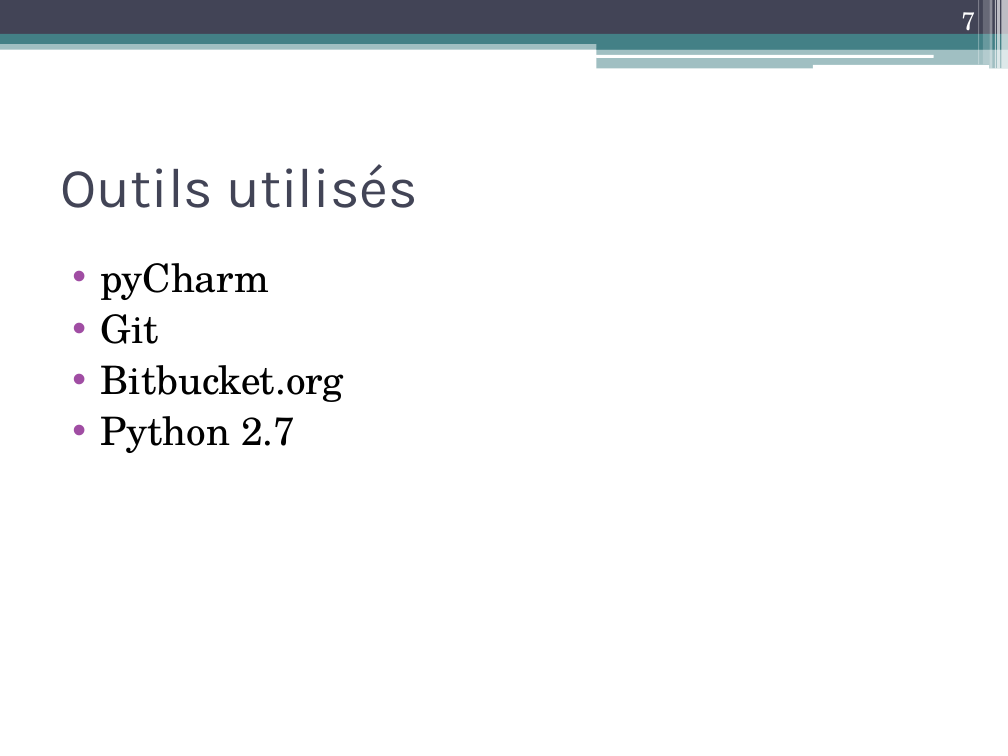
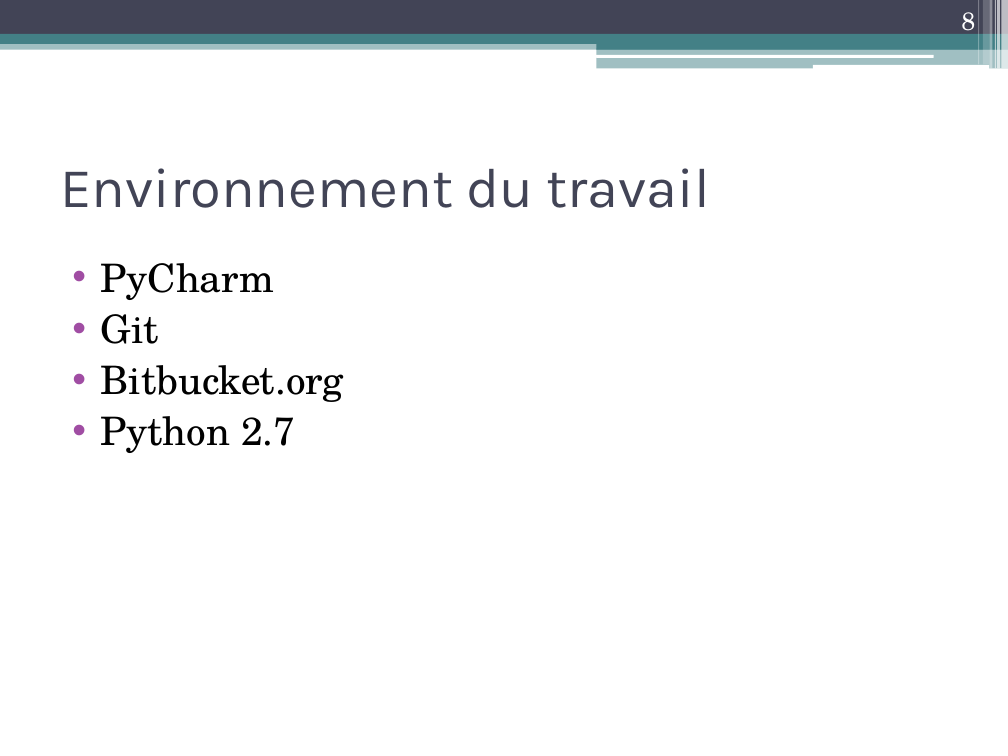
Before and after one commit to anunnakian/db2file, a slide deck: slide 8 of docs/dataMigrator.pptx (slide 7 before the commit). Drawn at 1008x756 pixels with LibreOffice and Linux fonts; fonts in the diff are those of the drawing. Boxes give left, top, right and bottom in pixels: in the first picture for what was removed or moved away, otherwise in the second. Text is boxed around its words. In the diff, an @@ line names an element or a change of style, - is before the commit and + after.

```diff
--- a/docs/dataMigrator.pptx
+++ b/docs/dataMigrator.pptx
@@ page number at (961,12,975,38): text changed @@
-7
+8
@@ title at (60,168,710,208): text changed @@
-Outils utilisés
+Environnement du travail
@@ text at (101,263,275,300): text changed @@
-• pyCharm
+• PyCharm
```
Also in this commit, not shown: 3 other slides changed, 14 slides added, 2 slides removed.
